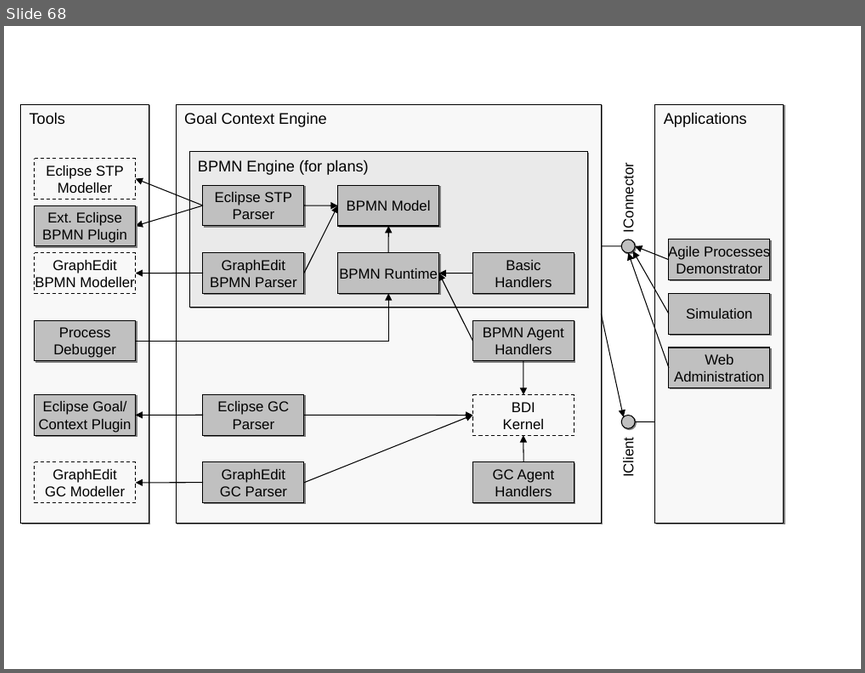
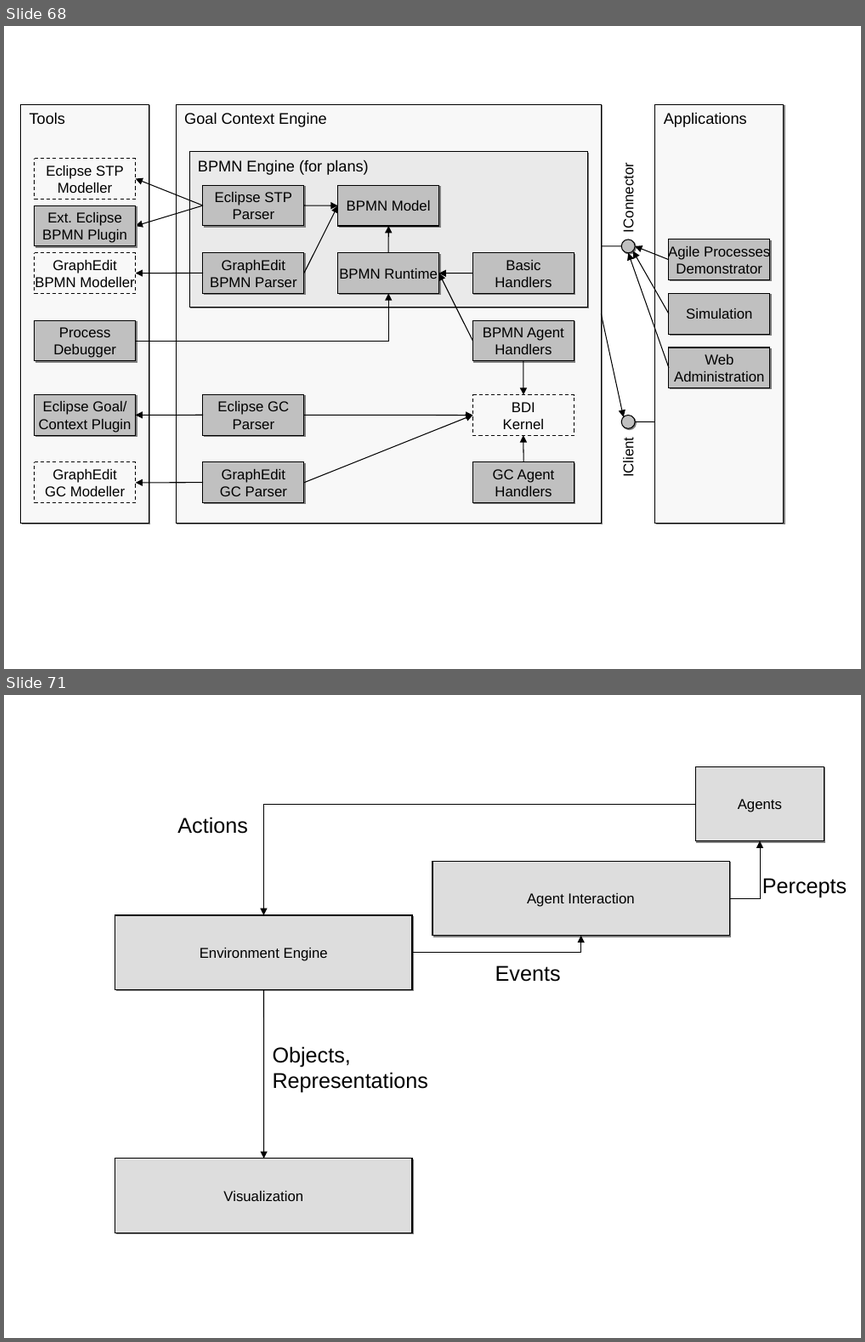
Before and after one commit to actoron/jadex, a slide deck: docs/images.ppt. Shown one above the other, each under a label of ours: slide 68 before the commit, slides 68 and 71 after it; the slides between them are not shown. The pictures are 865x673 and 865x1342 pixels, drawn with LibreOffice and Linux fonts; fonts in the diff are those of the drawing. Boxes give left, top, right and bottom in pixels: in the first picture for what was removed or moved away, otherwise in the second. Text is boxed around its words. In the diff, an @@ line names an element or a change of style, - is before the commit and + after.

```diff
--- a/docs/images.ppt
+++ b/docs/images.ppt
@@ slide 71 added at (4, 695, 861, 1338), background #FFFFFF @@
@@ rounded rectangle added at (695, 767, 823, 841), fill #DDDDDD, outline #000000 0.74 pt, 12 pt, text #000000 @@
+Agents
@@ text added at (177, 817, 248, 834), 18 pt, text #000000 @@
+Actions
@@ elbow arrow added from (695, 804) to (263, 915), #000000 0.74 pt @@
@@ elbow arrow added from (729, 898) to (760, 840), #000000 0.74 pt @@
@@ rounded rectangle added at (432, 862, 729, 936), fill #DDDDDD, outline #000000 0.74 pt, 12 pt, text #000000 @@
+Agent Interaction
@@ text added at (762, 878, 846, 898), 18 pt, text #000000 @@
+Percepts
@@ rounded rectangle added at (115, 915, 412, 990), fill #DDDDDD, outline #000000 0.74 pt, 12 pt, text #000000 @@
+Environment Engine
@@ elbow arrow added from (412, 952) to (580, 935), #000000 0.74 pt @@
@@ text added at (495, 965, 561, 981), 18 pt, text #000000 @@
+Events
@@ arrow added from (263, 990) to (263, 1158), #000000 0.74 pt @@
@@ text added at (273, 1046, 428, 1093), 18 pt, text #000000 @@
+Objects,
+Representations
@@ rounded rectangle added at (115, 1157, 412, 1232), fill #DDDDDD, outline #000000 0.74 pt, 12 pt, text #000000 @@
+Visualization
```
Also in this commit, not shown: 1 slide changed, 2 other slides added, 13 other files.
